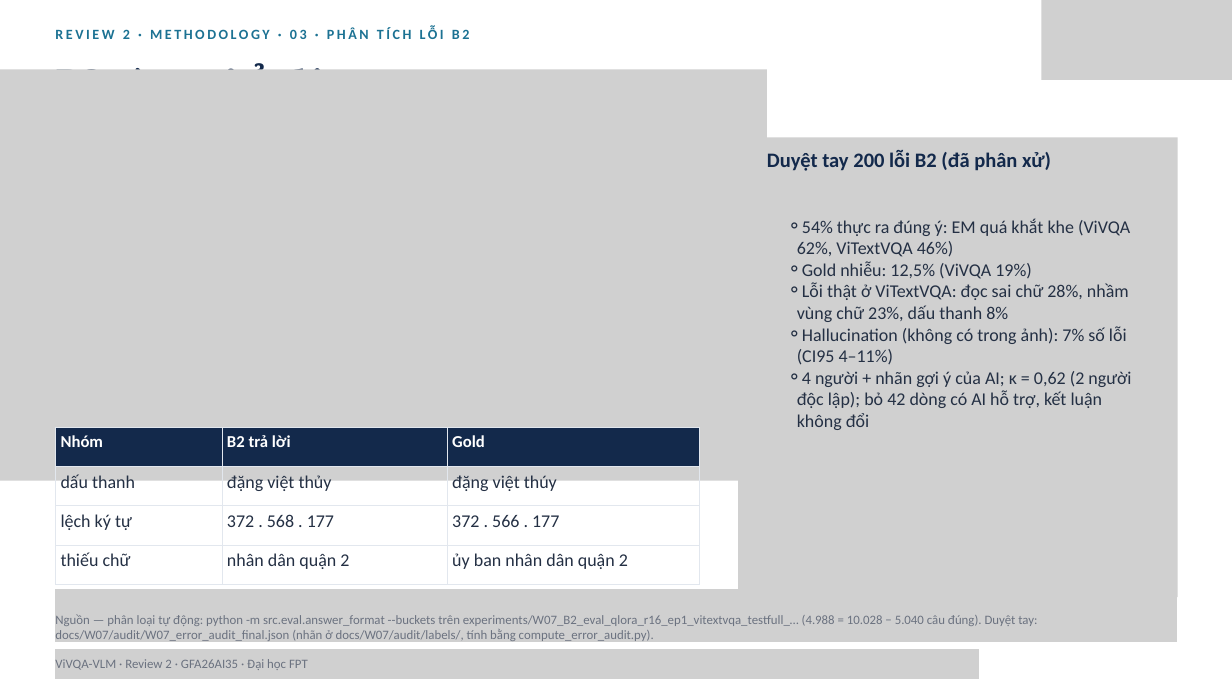
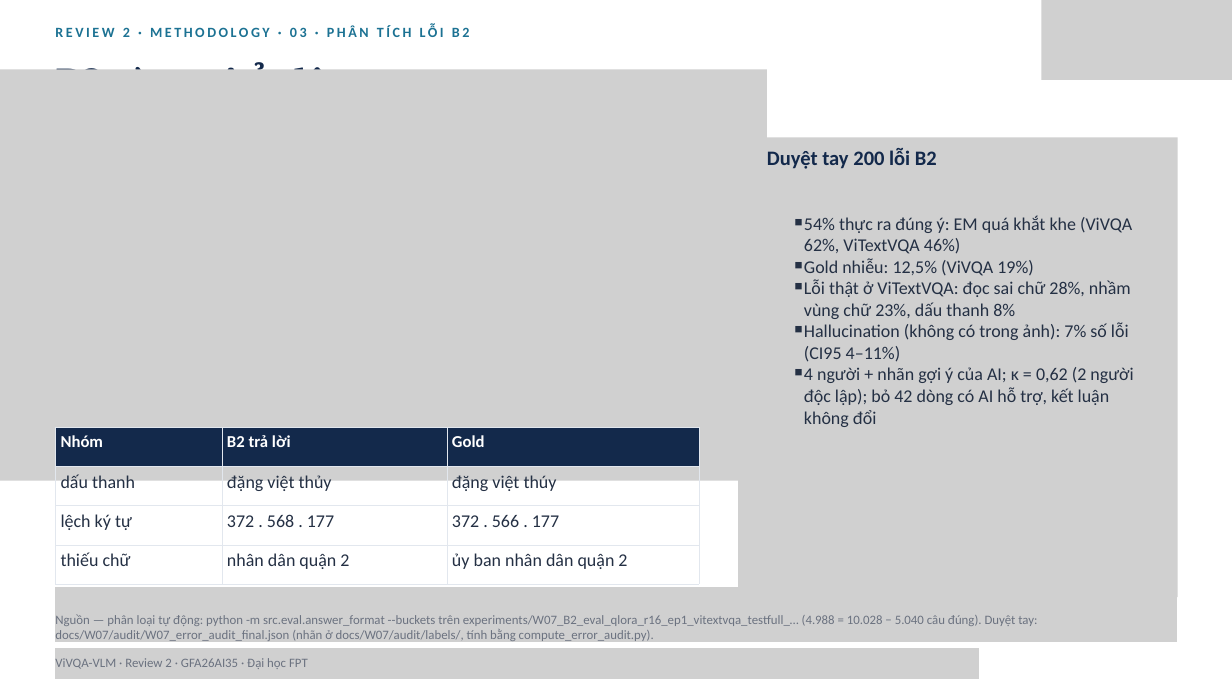
Before and after one commit to PLHGNAOH/ViVQA-VLM, a slide deck: slide 23 of docs/04_slides/cumulative/ViVQA-VLM_Review1-2_KLTN.pptx (slide 27 before the commit). Drawn at 1232x693 pixels with LibreOffice and Linux fonts; fonts in the diff are those of the drawing; grey boxes stand for pictures. Boxes give left, top, right and bottom in pixels: in the first picture for what was removed or moved away, otherwise in the second. Text is boxed around its words. In the diff, an @@ line names an element or a change of style, - is before the commit and + after.

```diff
--- a/docs/04_slides/cumulative/ViVQA-VLM_Review1-2_KLTN.pptx
+++ b/docs/04_slides/cumulative/ViVQA-VLM_Review1-2_KLTN.pptx
@@ text at [767, 148, 937, 169]: text changed @@
-Duyệt tay 200 lỗi B2 (đã phân xử)
+Duyệt tay 200 lỗi B2
@@ text "54% thực ra đúng ý: ..." at [804, 215, 1133, 427]: bullet ⚬ to ￭; list level 3 to 4 in "54% thực ra đúng ý: ..."; list level 3 to 4 in "Gold nhiễu: 12,5% (ViVQA 19%)"; list level 3 to 4 in "Lỗi thật ở ViTextVQA: đọc ..."; list level 3 to 4 in "Hallucination (không có trong ảnh): ..."; list level 3 to 4 in "4 người + nhãn gợi ..." @@
@@ picture added at [55, 588, 1177, 642] @@
```
Also in this commit, not shown: 37 other slides changed, 4 slides removed, 3 other files.
